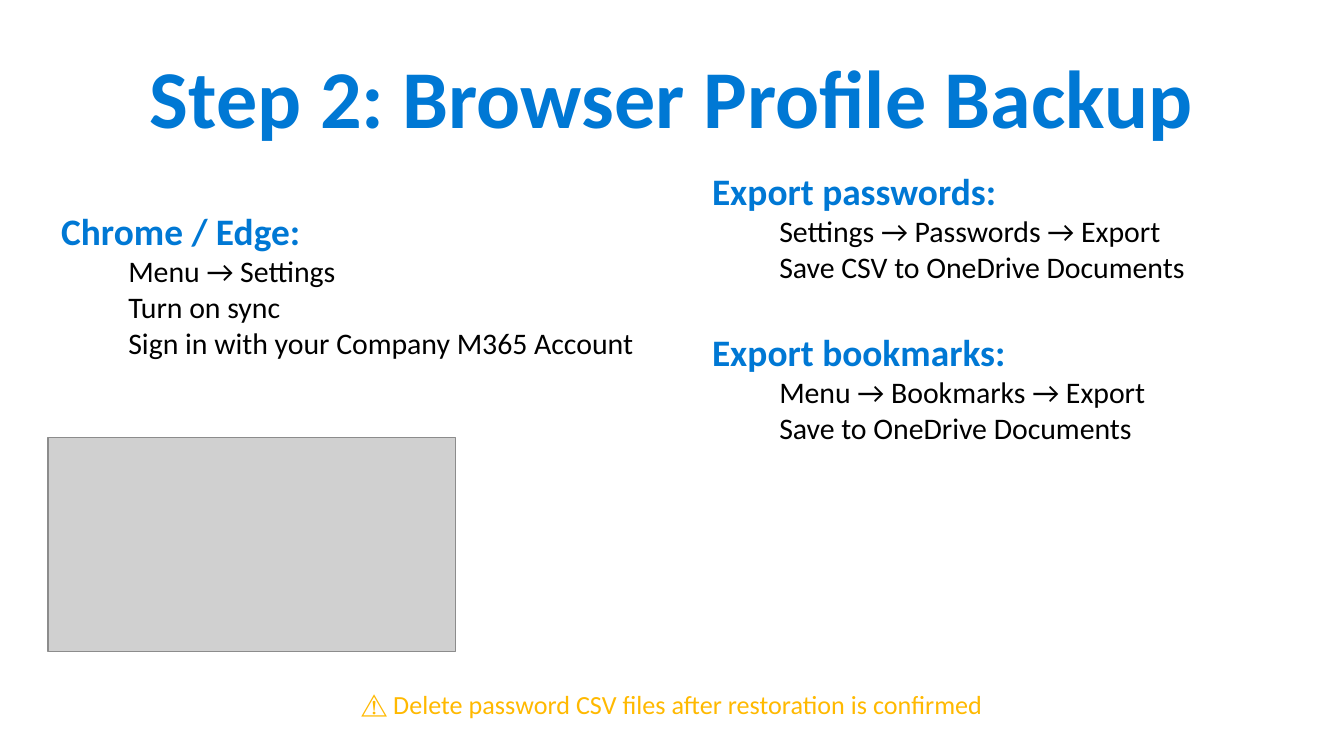
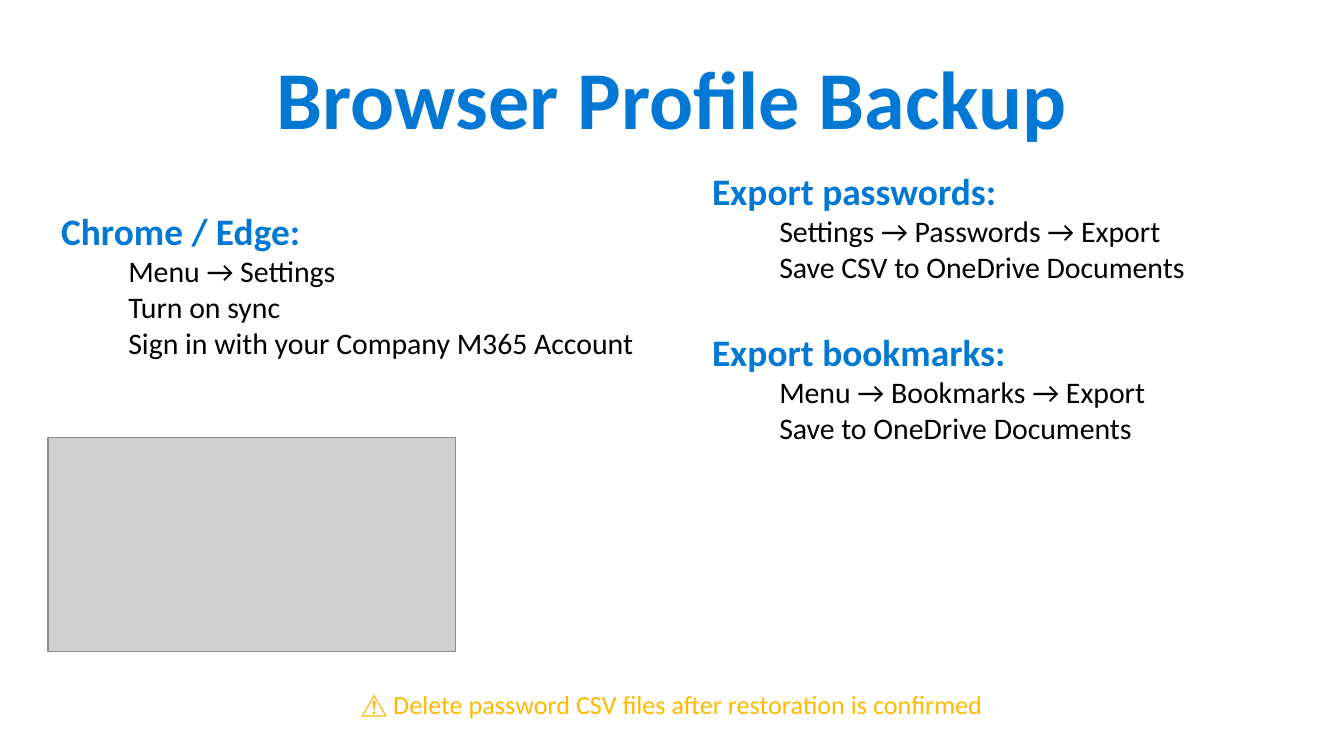
Before and after one commit to ipsghonline/tmp, a slide deck: slide 4 of presentation/Phase1-Backup-Guide.pptx. Drawn at 1344x756 pixels with LibreOffice and Linux fonts; fonts in the diff are those of the drawing; grey boxes stand for pictures. Boxes give left, top, right and bottom in pixels: in the first picture for what was removed or moved away, otherwise in the second. Text is boxed around its words. In the diff, an @@ line names an element or a change of style, - is before the commit and + after.

```diff
--- a/presentation/Phase1-Backup-Guide.pptx
+++ b/presentation/Phase1-Backup-Guide.pptx
@@ text at (277, 71, 1066, 142): text changed @@
-Step 2: Browser Profile Backup
+Browser Profile Backup
```
Also in this commit, not shown: 5 other slides changed, 1 slide added.
